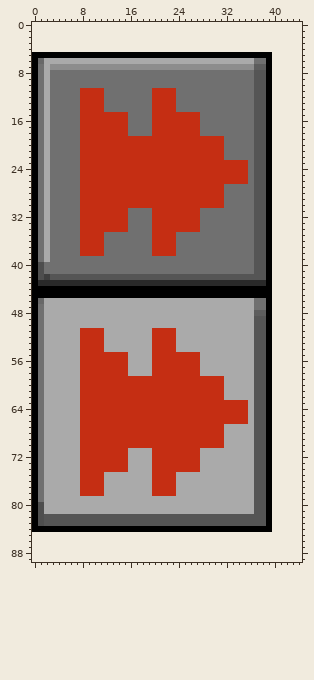
A sprite sheet gets an edit: data/Game/5xspeed.png. Above: the version before the commit.
The file is 40x80 pixels. Colours within 5 levels of each other are drawn and written as one. The old version is drawn lined up with the new one, on the new canvas.
And afterwards:
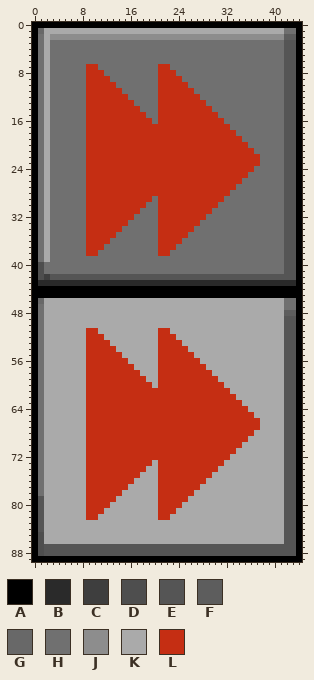
Palette (. is transparent): A #000000  B #2a2a2a  C #3e3e3e  D #4e4e4e  E #555555  F #5d5d5d  G #686868  H #707070  J #8d8d8d  K #aaaaaa  L #c52e13
Diff:
canvas 40x80 -> 45x90, the old top-left corner now at 0,5
Changed rows in their new state; - is an unchanged pixel.
first column x 0:
 0 AAAAAAAAAAAAAAAAAAAAAAAAAAAAAAAAAAAAAAAAAAAAA
 1 AGKKKKKKKKKKKKKKKKKKKKKKKKKKKKKKKKKKKKKKKKHHA
 2 AHKJJJJJJJJJJJJJJJJJJJJJJJJJJJJJJJJJJJJJJJFFA
 3 AHKHHHHHHHHHHHHHHHHHHHHHHHHHHHHHHHHHHHHHHHEEA
 4 AHKHHHHHHHHHHHHHHHHHHHHHHHHHHHHHHHHHHHHHHHEEA
 5 -HKHHHHHHHHHHHHHHHHHHHHHHHHHHHHHHHHHHHHHHHEEA
 6 -H-HHHHHHHHHHHHHHHHHHHHHHHHHHHHHHHHHH--HHHEEA
 7 ---HHHHHHLLHHHHHHHHHHLLHHHHHHHHHHHHHHHHHHHEEA
 8 ---------LLL---------LLL-------------HHHHHEEA
 9 ---------LLLL--------LLLL------------HHHHHEEA
10 ---------LLLLL-------LLLLL-----------HHHHHEEA
11 --------H---LLL-----H---LLL----------HHHHHEEA
12 --------H---LLLL----H---LLLL---------HHHHHEEA
13 --------H---LLLLL---H---LLLLL--------HHHHHEEA
14 --------H---LLLLLL--H---LLLLLL-------HHHHHEEA
15 --------H-------LLL-H-------LLL------HHHHHEEA
16 --------H-------LLLLH-------LLLL-----HHHHHEEA
17 --------H-------LLLL--------LLLLL----HHHHHEEA
18 --------H-------LLLL--------LLLLLL---HHHHHEEA
19 --------H-----------------------LLL--HHHHHEEA
20 --------H-----------------------LLLL-HHHHHEEA
21 --------H-----------------------LLLLLHHHHHEEA
22 --------H-----------------------LLLLLLHHHHEEA
23 --------H---------------------------LLHHHHEEA
24 --------H---------------------------LHHHHHEEA
25 --------H----------------------------HHHHHEEA
26 --------H--------------------------H-HHHHHEEA
27 --------H-----------------------LL---HHHHHEEA
28 --------H-----------------------L----HHHHHEEA
29 --------H-----------H----------------HHHHHEEA
30 --------H----------HH----------H-----HHHHHEEA
31 --------H-------LL--H-------LL-------HHHHHEEA
32 --------H-------L---H-------L--------HHHHHEEA
33 --------H-----------H----------------HHHHHEEA
34 --------H------H----H------H---------HHHHHEEA
35 --------H---LL------H---LL-----------HHHHHEEA
36 --------H---L-------H---L------------HHHHHEEA
37 --------H-----------H----------------HHHHHEEA
38 --------H--H--------H--H-------------HHHHHEEA
39 -------------------------------------HHHHHEEA
40 -------------------------------------HHHHHEEA
41 -------------------------------------HHHHHEEA
42 ---------------------------------------EEEEEA
43 ---------------------------------------BBBBBA
44 ----------------------------------------AAAAA
45 ----------------------------------------AAAAA
46 -------------------------------------KKKKKHHA
47 -------------------------------------KKKKKHHA
48 -------------------------------------KKKKKFFA
49 -------------------------------------KKKKKEEA
50 -------------------------------------KKKKKEEA
51 --------K--K--------K--K-------------KKKKKEEA
52 --------K-----------K----------------KKKKKEEA
53 --------K---L-------K---L------------KKKKKEEA
54 --------K---LL------K---LL-----------KKKKKEEA
55 --------K------K----K------K---------KKKKKEEA
56 --------K-----------K----------------KKKKKEEA
57 --------K-------L---K-------L--------KKKKKEEA
58 --------K-------LL--K-------LL-------KKKKKEEA
59 --------K----------KK----------K-----KKKKKEEA
60 --------K-----------K----------------KKKKKEEA
61 --------K-----------------------L----KKKKKEEA
62 --------K-----------------------LL---KKKKKEEA
63 --------K--------------------------K-KKKKKEEA
64 --------K----------------------------KKKKKEEA
65 --------K---------------------------LKKKKKEEA
66 --------K---------------------------LLKKKKEEA
67 --------K-----------------------LLLLLLKKKKEEA
68 --------K-----------------------LLLLLKKKKKEEA
69 --------K-----------------------LLLL-KKKKKEEA
70 --------K-----------------------LLL--KKKKKEEA
71 --------K-------LLLL--------LLLLLL---KKKKKEEA
72 --------K-------LLLL--------LLLLL----KKKKKEEA
73 --------K-------LLLLK-------LLLL-----KKKKKEEA
74 --------K-------LLL-K-------LLL------KKKKKEEA
75 --------K---LLLLLL--K---LLLLLL-------KKKKKEEA
76 --------K---LLLLL---K---LLLLL--------KKKKKEEA
77 --------K---LLLL----K---LLLL---------KKKKKEEA
78 --------K---LLL-----K---LLL----------KKKKKEEA
79 -E-------LLLLL-------LLLLL-----------KKKKKEEA
80 -E-------LLLL--------LLLL------------KKKKKEEA
81 -E-------LLL---------LLL-------------KKKKKEEA
82 -EKKKKKKKLLKKKKKKKKKKLLKKKKKKKKKKKKKKKKKKKEEA
83 -EKKKKKKKKKKKKKKKKKKKKKKKKKKKKKKKKKKKKKKKKEEA
84 -EKKKKKKKKKKKKKKKKKKKKKKKKKKKKKKKKKKKKKKKKEEA
85 ADKKKKKKKKKKKKKKKKKKKKKKKKKKKKKKKKKKKKKKKKEEA
86 ADKKKKKKKKKKKKKKKKKKKKKKKKKKKKKKKKKKKKKKKKEEA
87 ADEEEEEEEEEEEEEEEEEEEEEEEEEEEEEEEEEEEEEEEEEEA
88 ADEEEEEEEEEEEEEEEEEEEEEEEEEEEEEEEEEEEEEEEEEEA
89 AAAAAAAAAAAAAAAAAAAAAAAAAAAAAAAAAAAAAAAAAAAAA
Pixel boxes of the changes (left, top, right, bottom) in both pictures:
changed: (32, 22, 302, 562)
